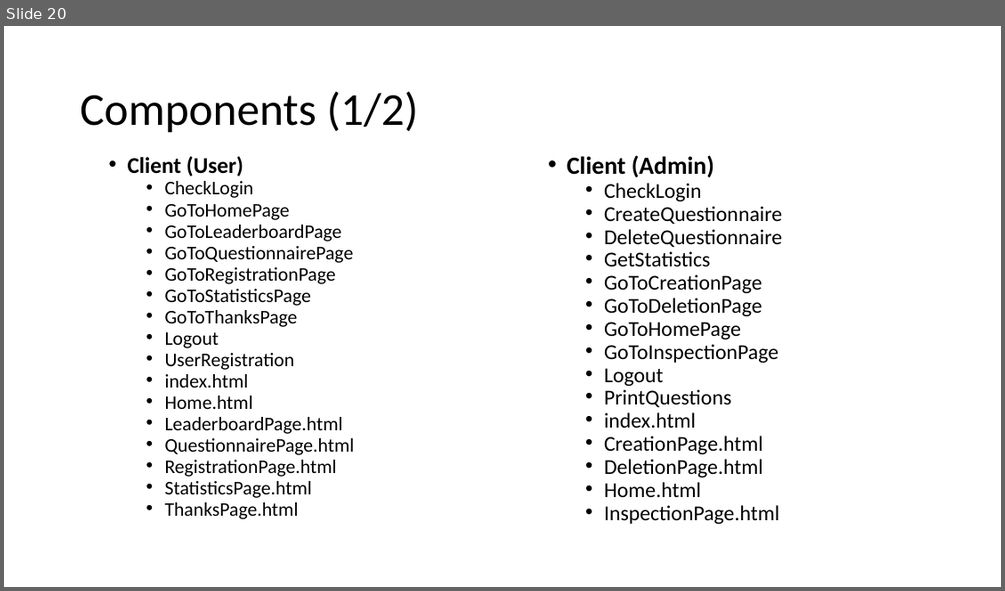
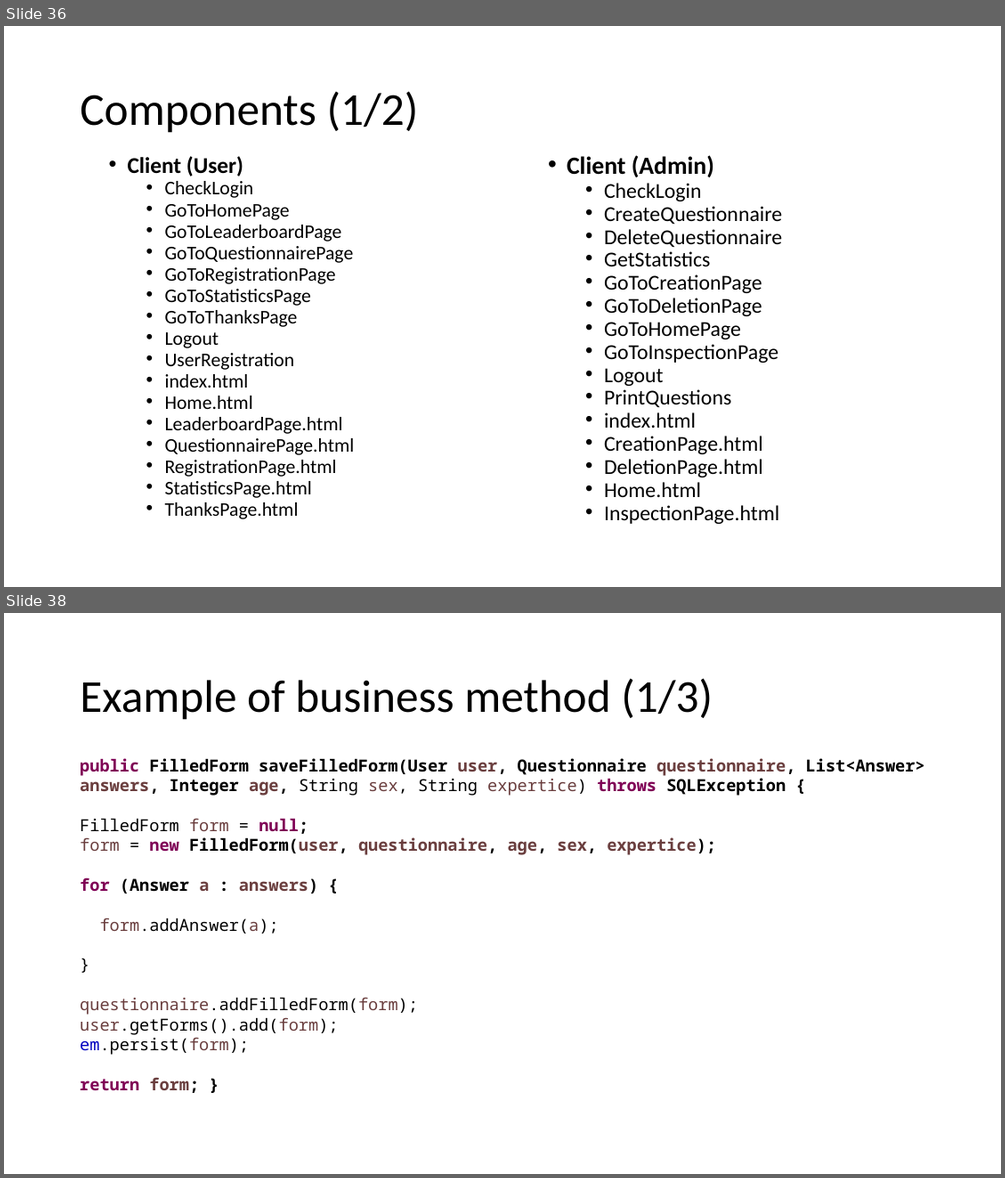
Before and after one commit to LudovicoRighi/EasyReview, a slide deck: PROJECT.pptx. Shown one above the other, each under a label of ours: slide 20 before the commit, slides 36 and 38 after it; the slides between them are not shown. The pictures are 1005x591 and 1005x1178 pixels, drawn with LibreOffice and Linux fonts; fonts in the diff are those of the drawing. Boxes give left, top, right and bottom in pixels: in the first picture for what was removed or moved away, otherwise in the second. Text is boxed around its words. In the diff, an @@ line names an element or a change of style, - is before the commit and + after.

```diff
--- a/PROJECT.pptx
+++ b/PROJECT.pptx
@@ slide 38 added at box(4, 613, 1001, 1174), background #FFFFFF @@
@@ title added at box(80, 678, 712, 720), 44 pt, text #000000 @@
+Example of business method (1/3)
@@ text added at box(80, 758, 925, 1093), 16 pt, text #000000, bold @@
+public FilledForm saveFilledForm(User user, Questionnaire questionnaire, List<Answer> answers, Integer age, String sex, String expertice) throws SQLException {
+FilledForm form = null;
+form = new FilledForm(user, questionnaire, age, sex, expertice);
+for (Answer a : answers) {
+form.addAnswer(a);
+}
+questionnaire.addFilledForm(form);
+user.getForms().add(form);
+em.persist(form);
+return form; }
@@ what was slide 20 is now slide 36 @@
```
Also in this commit, not shown: 2 slides changed, 18 other slides added, 5 other files.
